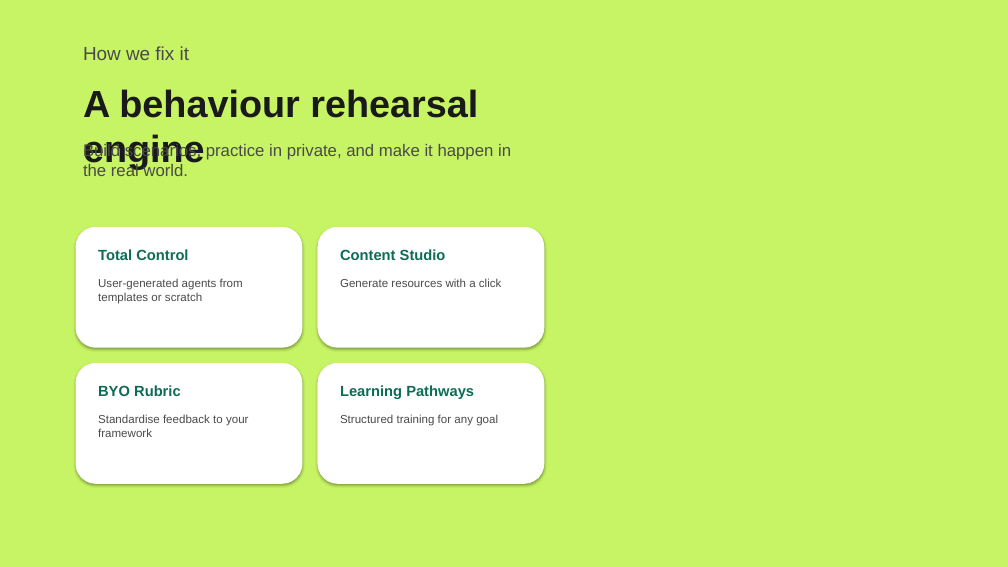
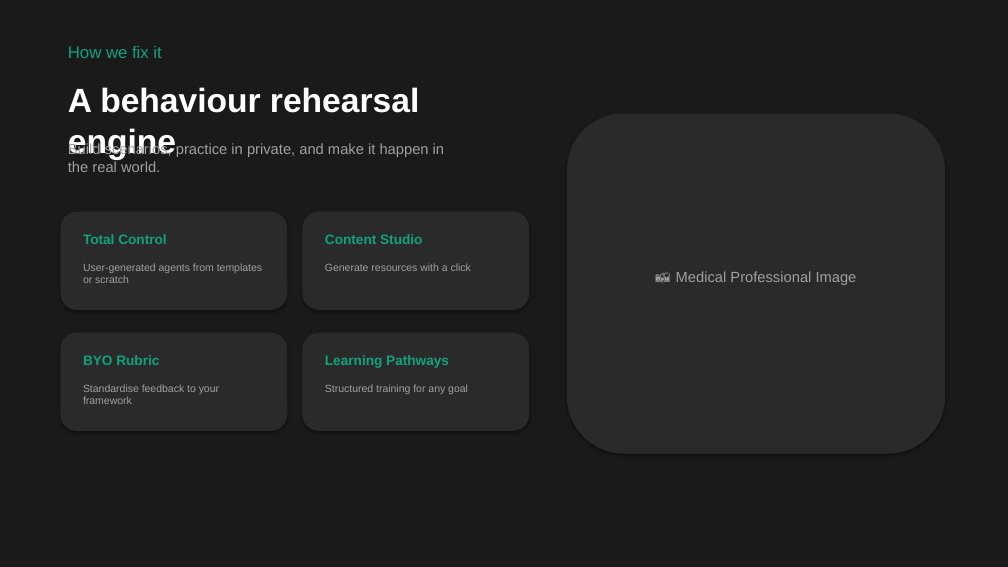
Before and after one commit to stevetoti/medd-sim-pitch, a slide deck: slide 4 of MEDD-SIM-Pitch-Deck.pptx. Drawn at 1008x567 pixels with LibreOffice and Linux fonts; fonts in the diff are those of the drawing. Boxes give left, top, right and bottom in pixels: in the first picture for what was removed or moved away, otherwise in the second. Text is boxed around its words. In the diff, an @@ line names an element or a change of style, - is before the commit and + after.

```diff
--- a/MEDD-SIM-Pitch-Deck.pptx
+++ b/MEDD-SIM-Pitch-Deck.pptx
@@ background #C7F464 to #1A1A1A @@
@@ text "How we fix it": place and size @@
-text "How we fix it" at [83,46,189,60]
+text "How we fix it" at [68,46,161,58]
@@ text "How we fix it" at [68,46,161,58]: size 18 to 16 pt, text colour #4A4A4A to #10A37F @@
@@ text "A behaviour rehearsal engine": place and size @@
-text "A behaviour rehearsal engine" at [83,89,478,169]
+text "A behaviour rehearsal engine" at [68,87,419,160]
@@ text "A behaviour rehearsal engine" at [68,87,419,160]: size 36 to 32 pt, text colour #1A1A1A to #FFFFFF @@
@@ rounded rectangle added at [567,113,945,454], fill #2A2A2A @@
@@ text "Build scenarios, practice in private, ...": place and size @@
-text "Build scenarios, practice in private, ..." at [83,142,511,176]
+text "Build scenarios, practice in private, ..." at [68,142,444,172]
@@ text "Build scenarios, practice in private, ..." at [68,142,444,172]: size 16 to 14 pt, text colour #4A4A4A to #A0A0A0 @@
@@ rounded rectangle: place and size @@
-rounded rectangle at [76,227,302,348]
+rounded rectangle at [60,212,287,310]
@@ text "Total Control": place and size @@
-text "Total Control" at [98,249,188,260]
+text "Total Control" at [83,234,166,244]
@@ rounded rectangle: place and size @@
-rounded rectangle at [318,227,544,348]
+rounded rectangle at [302,212,529,310]
@@ text "Content Studio": place and size @@
-text "Content Studio" at [340,249,446,260]
+text "Content Studio" at [325,234,422,244]
@@ text "User-generated agents from templates or ...": place and size @@
-text "User-generated agents from templates or ..." at [98,278,243,304]
+text "User-generated agents from templates or ..." at [83,263,262,283]
@@ text "Generate resources with a click": place and size @@
-text "Generate resources with a click" at [340,278,502,287]
+text "Generate resources with a click" at [325,263,471,271]
@@ text added at [676,271,857,285], 14 pt, text #A0A0A0 @@
+📸 Medical Professional Image
@@ rounded rectangle: place and size @@
-rounded rectangle at [76,363,302,484]
+rounded rectangle at [60,333,287,431]
@@ text "BYO Rubric": place and size @@
-text "BYO Rubric" at [98,385,181,396]
+text "BYO Rubric" at [83,355,159,365]
@@ fill #FFFFFF to #2A2A2A in 4 elements at [60,212,287,310], [302,212,529,310], [60,333,287,431], [302,333,529,431] @@
@@ rounded rectangle: place and size @@
-rounded rectangle at [318,363,544,484]
+rounded rectangle at [302,333,529,431]
@@ size 14 to 13 pt, text colour #0D6B56 to #10A37F in 4 elements at [83,234,166,244], [325,234,422,244], [83,355,159,365], [325,355,449,368] @@
@@ text "Learning Pathways": place and size @@
-text "Learning Pathways" at [340,385,474,399]
+text "Learning Pathways" at [325,355,449,368]
@@ text "Standardise feedback to your framework": place and size @@
-text "Standardise feedback to your framework" at [98,414,249,437]
+text "Standardise feedback to your framework" at [83,384,219,404]
@@ size 11 to 10 pt, text colour #4A4A4A to #A0A0A0 in 4 elements at [83,263,262,283], [325,263,471,271], [83,384,219,404], [325,384,468,394] @@
@@ text "Structured training for any goal": place and size @@
-text "Structured training for any goal" at [340,414,498,426]
+text "Structured training for any goal" at [325,384,468,394]
```
Also in this commit, not shown: 8 other slides changed, 2 other files.
